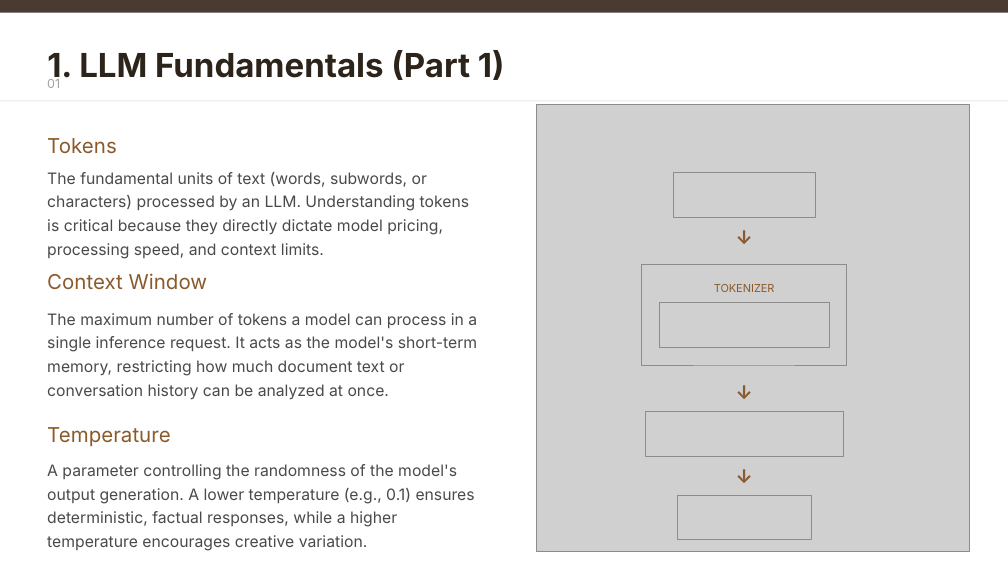
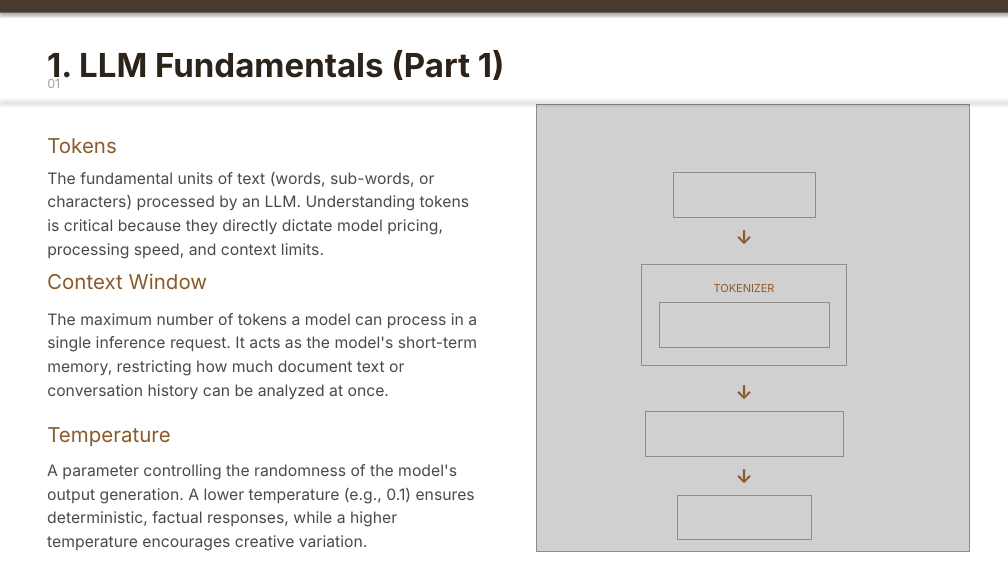
Before and after one commit to Eniyan-Ravi/Weekly_report, a slide deck: slide 2 of LLMs, RAG & Agents Concepts.pptx. Drawn at 1008x567 pixels with LibreOffice and Linux fonts; fonts in the diff are those of the drawing; grey boxes stand for pictures. Boxes give left, top, right and bottom in pixels: in the first picture for what was removed or moved away, otherwise in the second. Text is boxed around its words. In the diff, an @@ line names an element or a change of style, - is before the commit and + after.

```diff
--- a/LLMs, RAG & Agents Concepts.pptx
+++ b/LLMs, RAG & Agents Concepts.pptx
@@ rectangle at [0,0,1008,13]: shadow on @@
@@ rectangle at [0,100,1008,101]: shadow on @@
@@ text at [47,172,469,259]: text changed @@
-The fundamental units of text (words, subwords, or characters) processed by an LLM. Understanding tokens is critical because they directly dictate model pricing, processing speed, and context limits.
+The fundamental units of text (words, sub-words, or characters) processed by an LLM. Understanding tokens is critical because they directly dictate model pricing, processing speed, and context limits.
```
Also in this commit, not shown: 16 other slides changed.
